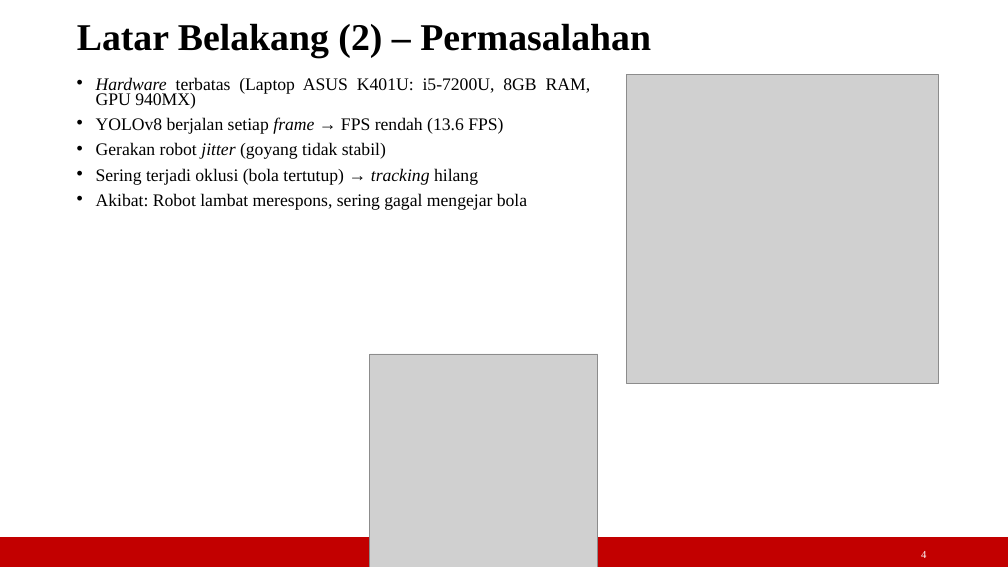
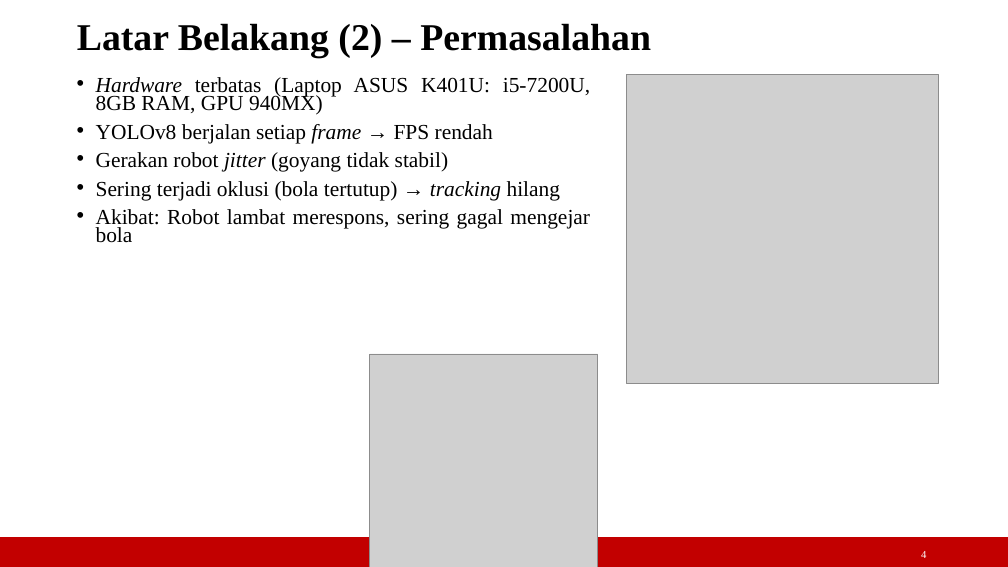
Before and after one commit to freack21/myTA, a slide deck: slide 4 of laporan/slide_semhas.ppt. Drawn at 1008x567 pixels with LibreOffice and Linux fonts; fonts in the diff are those of the drawing; grey boxes stand for pictures. Boxes give left, top, right and bottom in pixels: in the first picture for what was removed or moved away, otherwise in the second. Text is boxed around its words. In the diff, an @@ line names an element or a change of style, - is before the commit and + after.

```diff
--- a/laporan/slide_semhas.ppt
+++ b/laporan/slide_semhas.ppt
@@ text at (96,77,590,243): size 16.8 to 20.4 pt in "Hardware terbatas (Laptop ASUS K401U: i5-7200U, 8GB ...", "Gerakan robot jitter (goyang tidak stabil)", "Sering terjadi oklusi (bola tertutup) → tracking ...", "Akibat: Robot lambat merespons, sering gagal mengejar ..." @@
@@ text at (96,124,493,144): text changed; size 16.8 to 20.4 pt @@
-• YOLOv8 berjalan setiap frame → FPS rendah (13.6 FPS)
+• YOLOv8 berjalan setiap frame → FPS rendah
```
Also in this commit, not shown: 7 other files.
